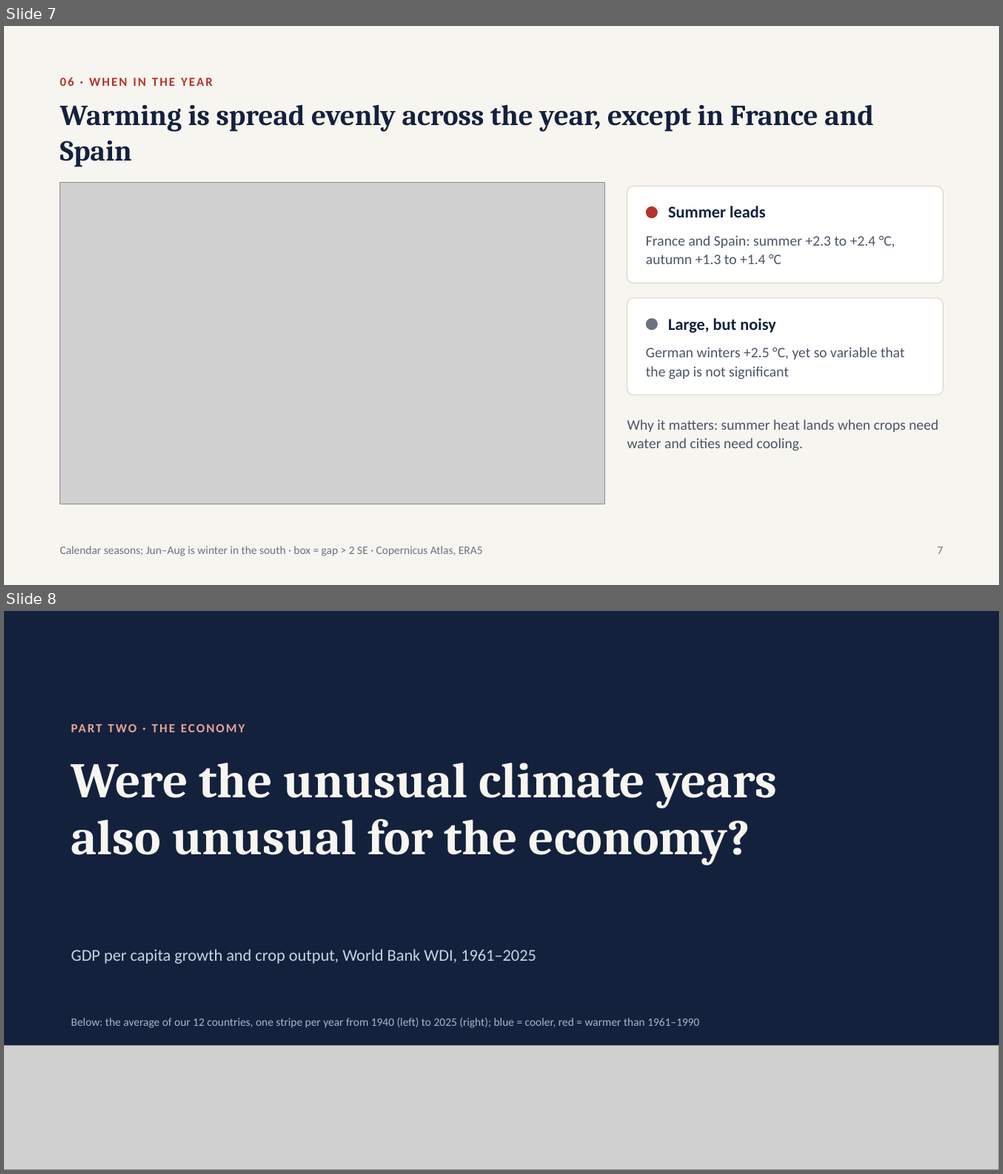
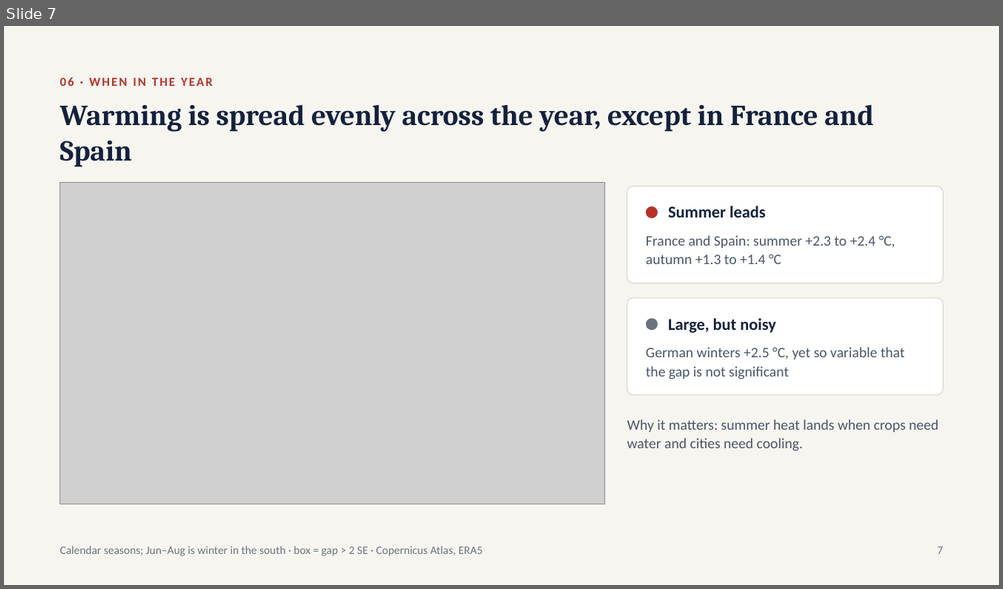
Before and after one commit to Polluxgnr/Environemental-economics-, a slide deck: presentation/Track1_presentation.pptx. Shown one above the other, each under a label of ours: slides 7 and 8 before the commit, slide 7 after it. The pictures are 1003x1174 and 1003x589 pixels, drawn with LibreOffice and Linux fonts; fonts in the diff are those of the drawing; grey boxes stand for pictures. Boxes give left, top, right and bottom in pixels: in the first picture for what was removed or moved away, otherwise in the second. Text is boxed around its words. In the diff, an @@ line names an element or a change of style, - is before the commit and + after.

```diff
--- a/presentation/Track1_presentation.pptx
+++ b/presentation/Track1_presentation.pptx
@@ slide 8 removed at (4, 611, 999, 1170), background #14213D @@
@@ text removed at (71, 763, 777, 855) @@
-Were the unusual climate years also unusual for the economy?
@@ text removed at (444, 820, 750, 866) @@
-PART TWO · THE ECONOMY
@@ text removed at (71, 949, 536, 964) @@
-GDP per capita growth and crop output, World Bank WDI, 1961–2025
@@ text removed at (71, 1018, 699, 1028) @@
-Below: the average of our 12 countries, one stripe per year from 1940 (left) to 2025 (right); blue = cooler, red = warmer than 1961–1990
@@ picture removed at (4, 1046, 999, 1170) @@
```
Also in this commit, not shown: 5 slides changed, 2 other slides removed, 7 other files.
